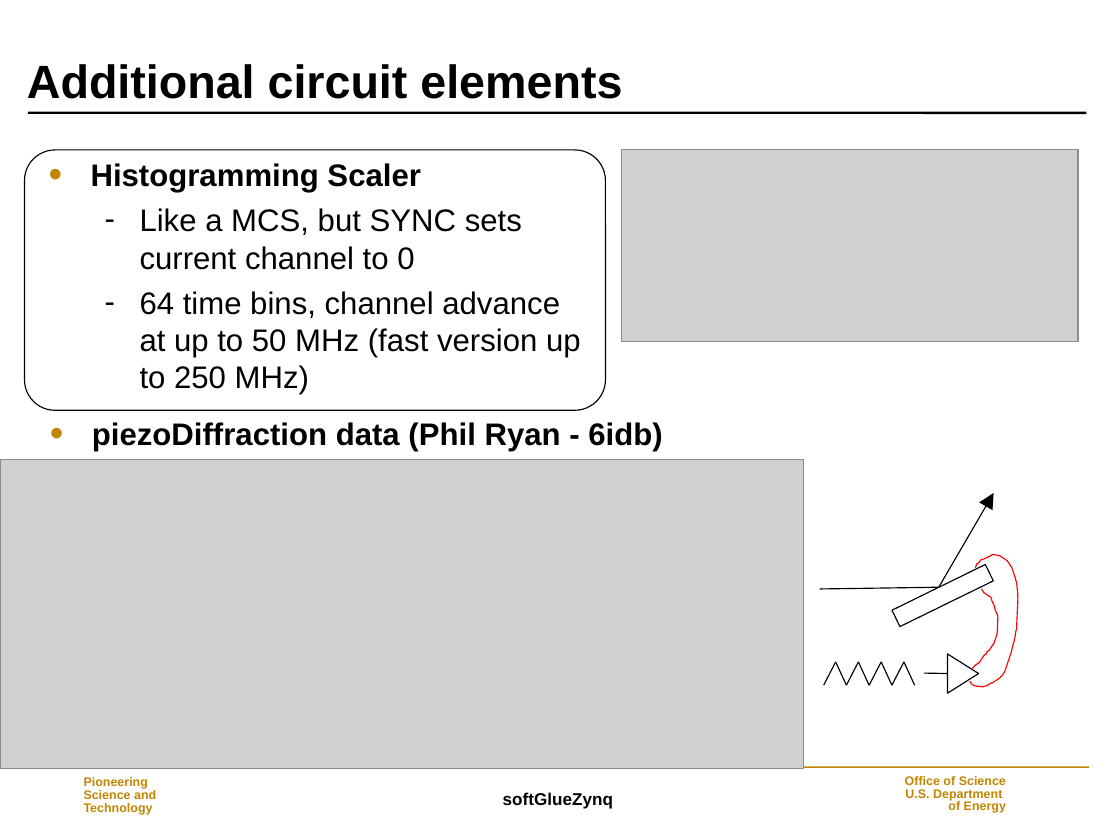
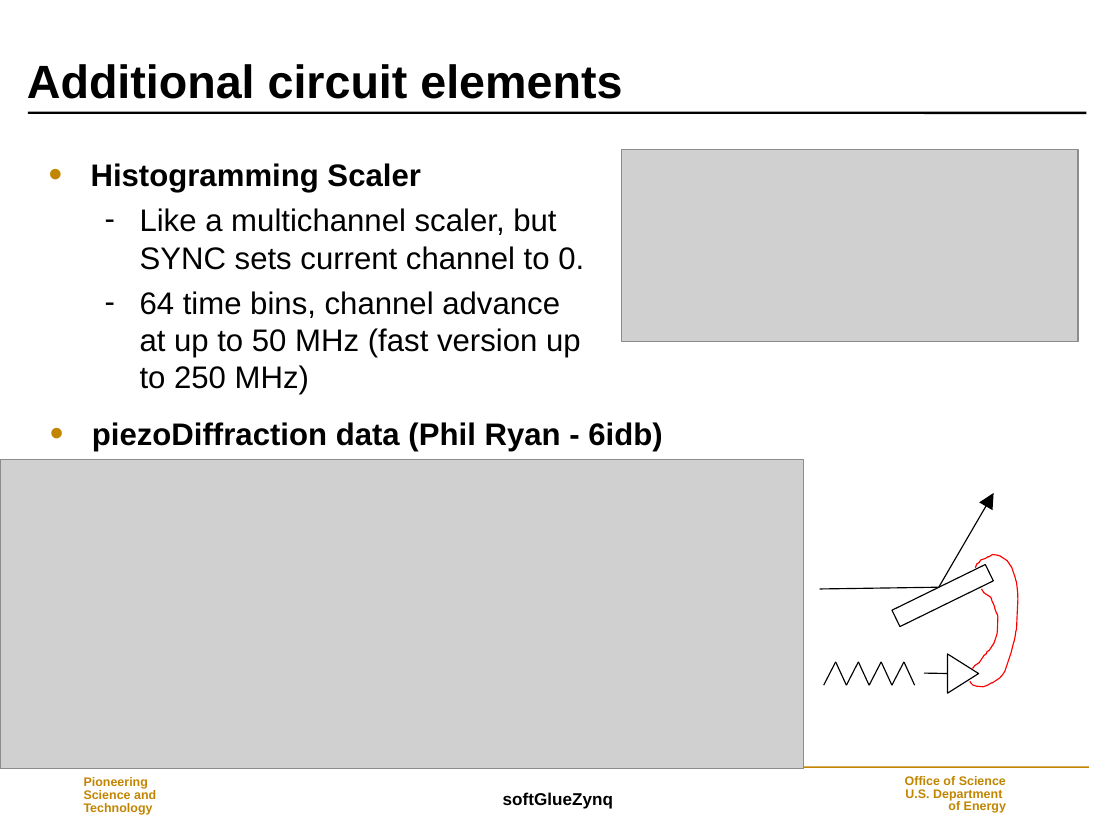
Before and after one commit to epics-modules/softGlueZynq, a slide deck: slide 11 of documentation/softGlueZynq.ppt (slide 10 before the commit). Drawn at 1120x840 pixels with LibreOffice and Linux fonts; fonts in the diff are those of the drawing; grey boxes stand for pictures; background and template pictures are left out. Boxes give left, top, right and bottom in pixels: in the first picture for what was removed or moved away, otherwise in the second. Text is boxed around its words. In the diff, an @@ line names an element or a change of style, - is before the commit and + after.

```diff
--- a/documentation/softGlueZynq.ppt
+++ b/documentation/softGlueZynq.ppt
@@ rounded rectangle removed at (25,150,606,410) @@
@@ text at (140,208,584,270): text changed @@
-  – Like a MCS, but SYNC sets current channel to 0
+  – Like a multichannel scaler, but SYNC sets current channel to 0.
```
Also in this commit, not shown: 6 other slides changed, 3 slides added.
